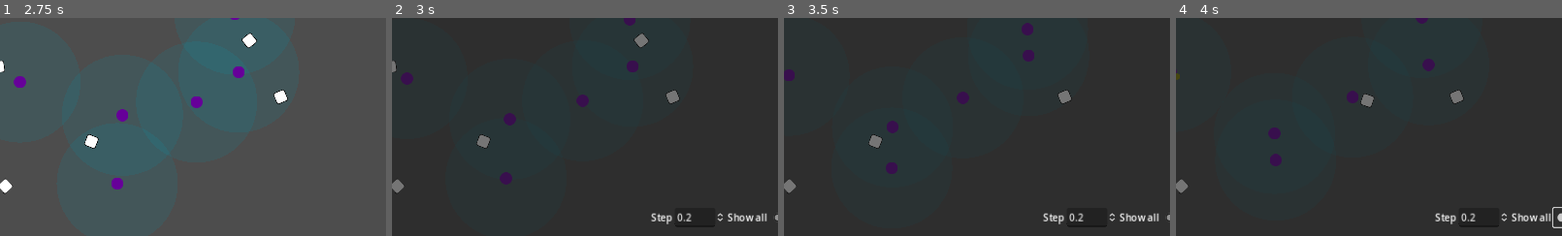
Above: before the commit, frames 1-4 (left to right).
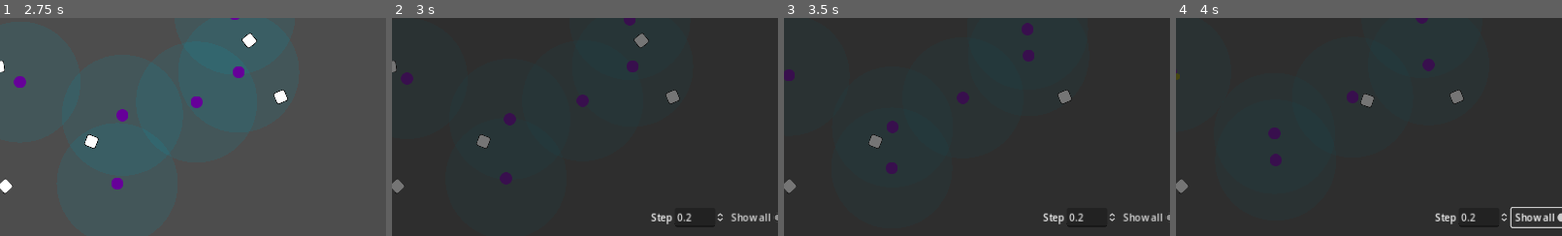
Above: after the commit, the same moments.

Repository: wivest/Natural-Selection
Game: Godot game, scene res://main.tscn
Same seed, same stepped clock (60 frames per second), same inputs: the game is played once before the commit and once after it.
Inputs (mouse positions are % of the whole screen's width and height, from its top left; square brackets give the same spot before the commit, where the layout moved):
- Up to frame 1 (2.75 s): click "Restart" at 0.5 s; click "Restart" at 1.25 s; click "Restart" at 2 s
- Up to frame 2 (3 s): click "Statistics" at 2.75 s
- Up to frame 3 (3.5 s): no input
- Up to frame 4 (4 s): click (89, 87) [92, 87] at 3.5 s
The pictures show only the part of the screen within x 41-91%, y 41-91%; the shares and areas given below are measured in that part.

Frame 1 is identical in both runs. In frame 2, 0.3% of the frame differs, in the area x 86-98%, y 89-94%; in frame 3, 0.3%; in frame 4, 0.5%, in the area x 86-98%, y 86-97%.

Commit message:
refactor: remove label

Diff:
--- a/ui/tabs/statistics/population/chart.tscn
+++ b/ui/tabs/statistics/population/chart.tscn
@@ -41,12 +41,9 @@
 script = ExtResource("3_5lk0f")
 chart = NodePath("../..")
 
-[node name="Label2" type="Label" parent="Parameters"]
+[node name="CheckButton" type="CheckButton" parent="Parameters" node_paths=PackedStringArray("chart")]
 layout_mode = 2
 text = "Show all"
-
-[node name="CheckButton" type="CheckButton" parent="Parameters" node_paths=PackedStringArray("chart")]
-layout_mode = 2
 script = ExtResource("4_a40nq")
 chart = NodePath("../..")
 
